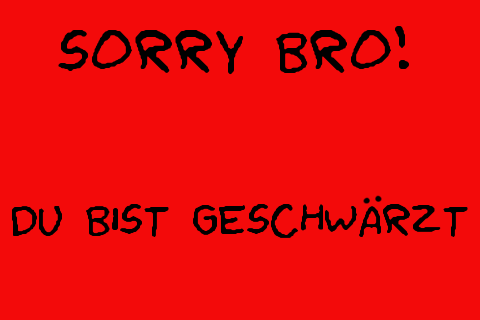
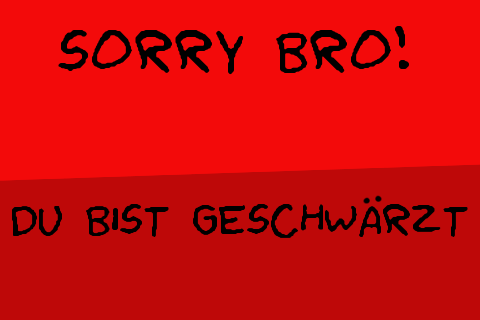
Layered file, before and after one edit (480px x 320px). Changes by layer:
added layer "black" (22%) above "Layer" over (0, 164, 480, 320)
